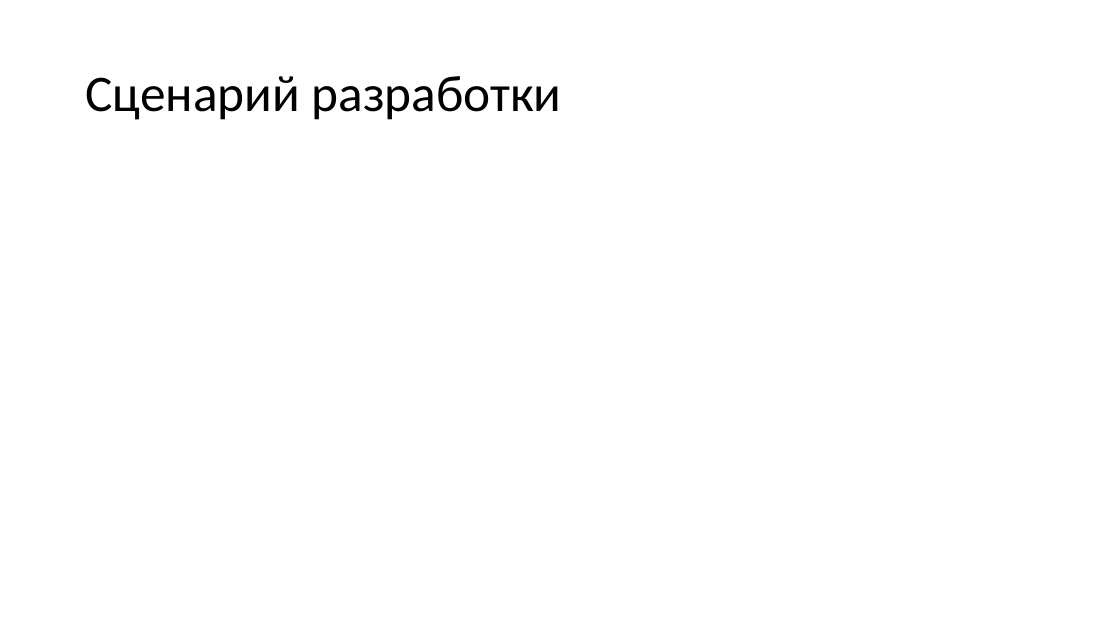
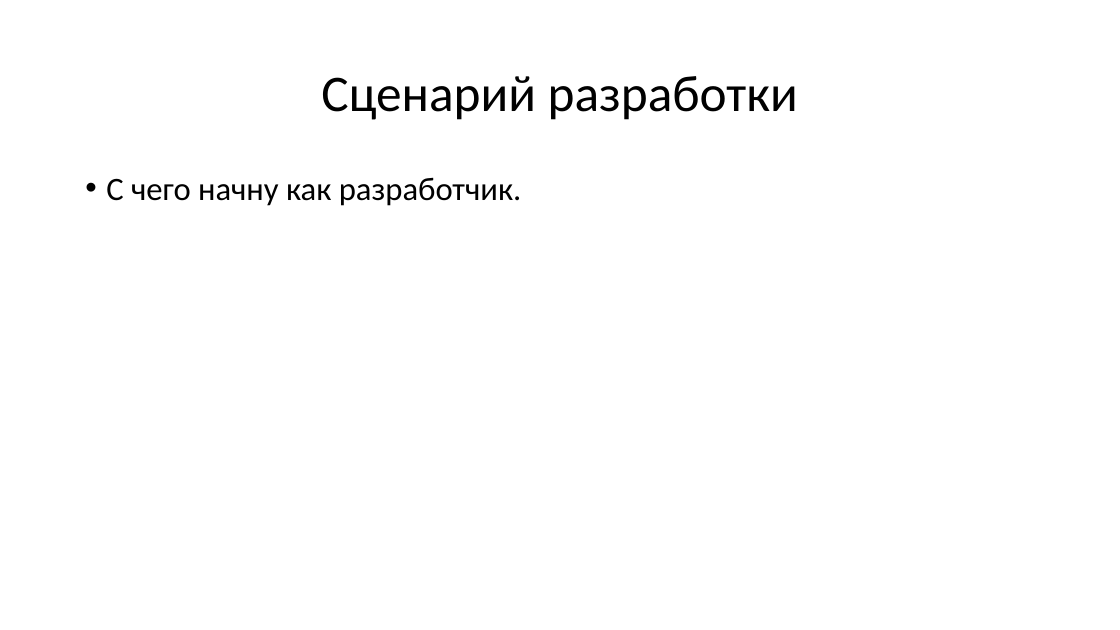
Before and after one commit to mcdodik20008/docs, a slide deck: slide 10 of Презентация.pptx (slide 7 before the commit). Drawn at 1120x630 pixels with LibreOffice and Linux fonts; fonts in the diff are those of the drawing. Boxes give left, top, right and bottom in pixels: in the first picture for what was removed or moved away, otherwise in the second. Text is boxed around its words. In the diff, an @@ line names an element or a change of style, - is before the commit and + after.

```diff
--- a/Презентация.pptx
+++ b/Презентация.pptx
@@ title "Сценарий разработки" at [321, 76, 798, 120]: text colour #000000 to #303030; alignment left to centre @@
@@ text added at [106, 177, 522, 206], 28 pt, text #303030 @@
+• С чего начну как разработчик.
```
Also in this commit, not shown: 8 other slides changed, 4 slides added, 1 other file.
